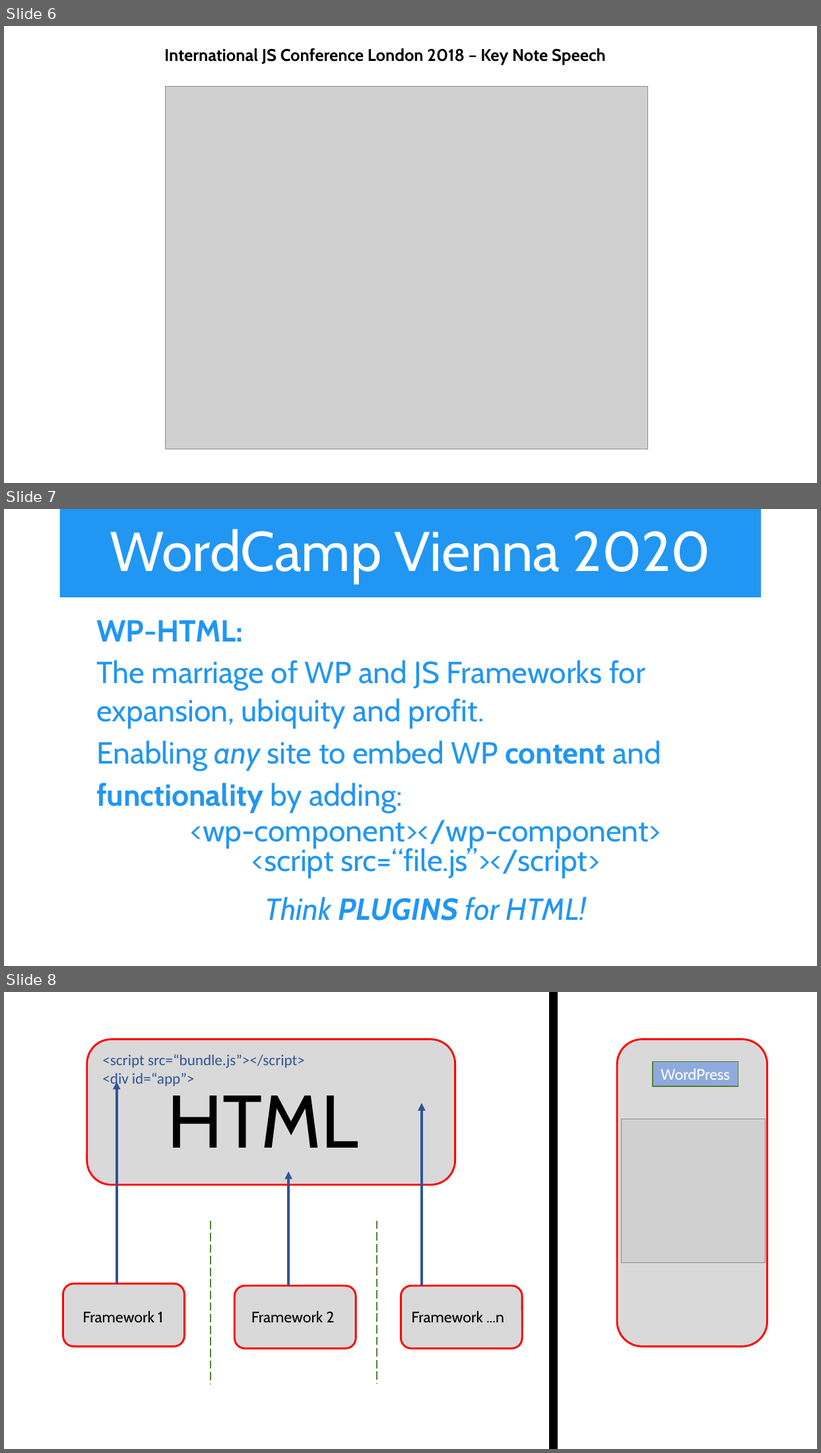
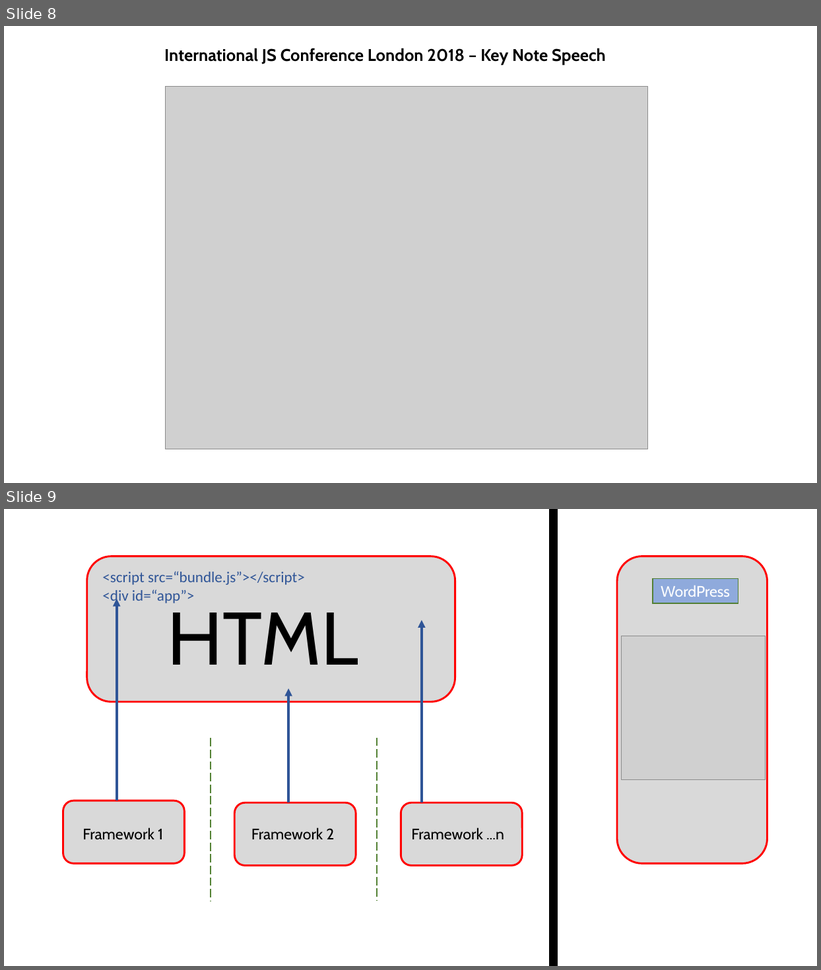
Before and after one commit to iwswordpress/WebComponents, a slide deck: Web-Components.pptx. Shown one above the other, each under a label of ours: slides 6, 7 and 8 before the commit, slides 8 and 9 after it. The pictures are 821x1453 and 821x970 pixels, drawn with LibreOffice and Linux fonts; fonts in the diff are those of the drawing; grey boxes stand for pictures. Boxes give left, top, right and bottom in pixels: in the first picture for what was removed or moved away, otherwise in the second. Text is boxed around its words. In the diff, an @@ line names an element or a change of style, - is before the commit and + after.

```diff
--- a/Web-Components.pptx
+++ b/Web-Components.pptx
@@ slide 7 removed at (x1=4, y1=509, x2=817, y2=966), background #FFFFFF @@
@@ title removed at (x1=60, y1=509, x2=762, y2=597) @@
-WordCamp Vienna 2020
@@ text removed at (x1=96, y1=620, x2=661, y2=921) @@
-  WP-HTML:
-  The marriage of WP and JS Frameworks for expansion, ubiquity and profit.
-  Enabling any site to embed WP content and
-  functionality by adding:
-  <wp-component></wp-component>
-  <script src=“file.js”></script>
-  Think PLUGINS for HTML!
@@ what was slide 6 is now slide 8 @@
@@ what was slide 8 is now slide 9 @@
```
Also in this commit, not shown: 4 slides changed, 5 slides added, 8 other files.
